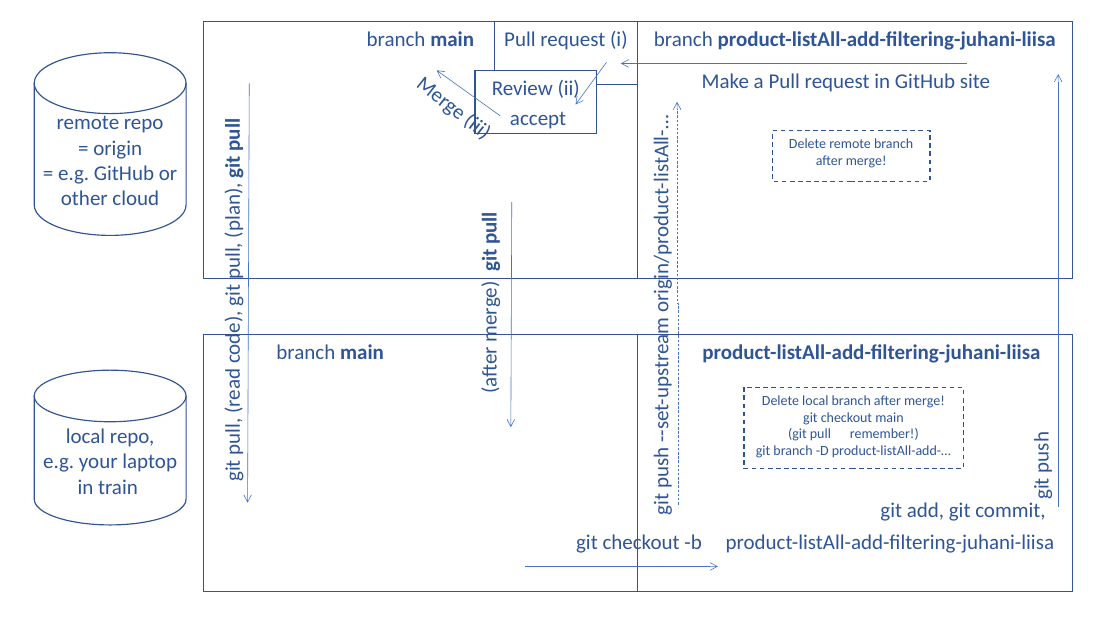
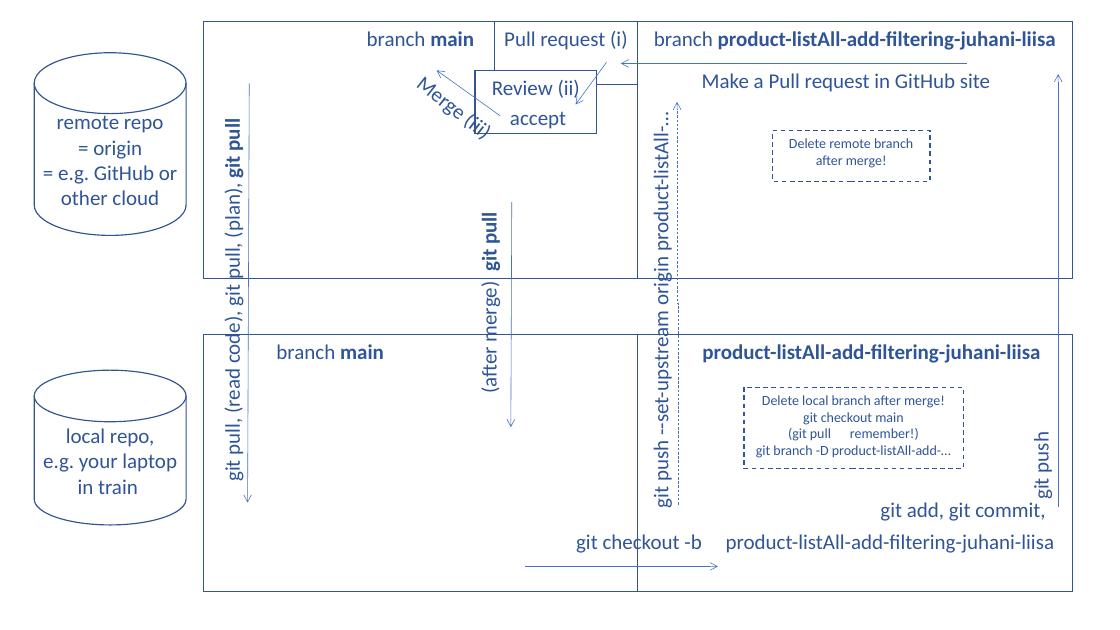
Before and after one commit to haagahelia/ohke-teknologiat, a slide deck: slide 1 of 03_infra_ja_automaatio/BasicGitBranchingMinimumForBigTeams/GitBranchingBasics_Illustrated.pptx. Drawn at 1120x630 pixels with LibreOffice and Linux fonts; fonts in the diff are those of the drawing. Boxes give left, top, right and bottom in pixels: in the first picture for what was removed or moved away, otherwise in the second. Text is boxed around its words. In the diff, an @@ line names an element or a change of style, - is before the commit and + after.

Commit message:
Fixing the git push --set-upstream in the pic to have space between repo and branch name

```diff
--- a/03_infra_ja_automaatio/BasicGitBranchingMinimumForBigTeams/GitBranchingBasics_Illustrated.pptx
+++ b/03_infra_ja_automaatio/BasicGitBranchingMinimumForBigTeams/GitBranchingBasics_Illustrated.pptx
@@ text at (648,126,674,508): text changed @@
-git push --set-upstream origin/product-listAll-…
+git push --set-upstream origin product-listAll-…
```
Also in this commit, not shown: 1 other file.
